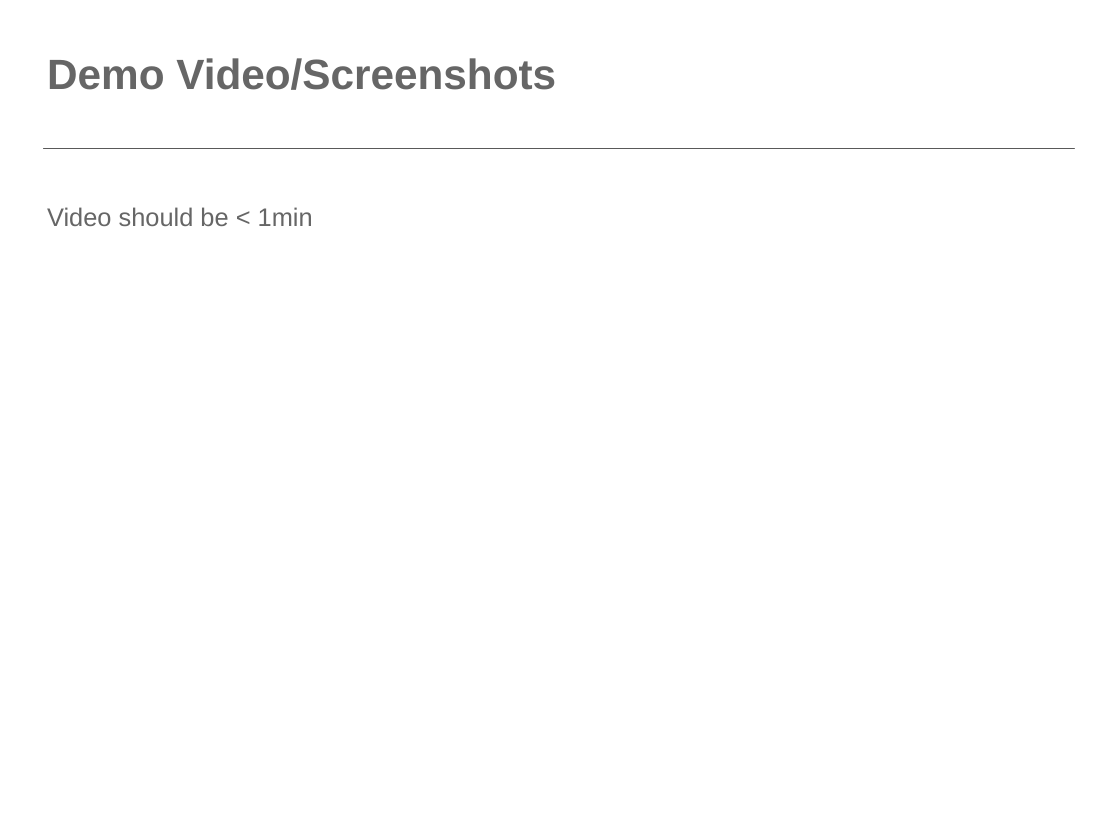
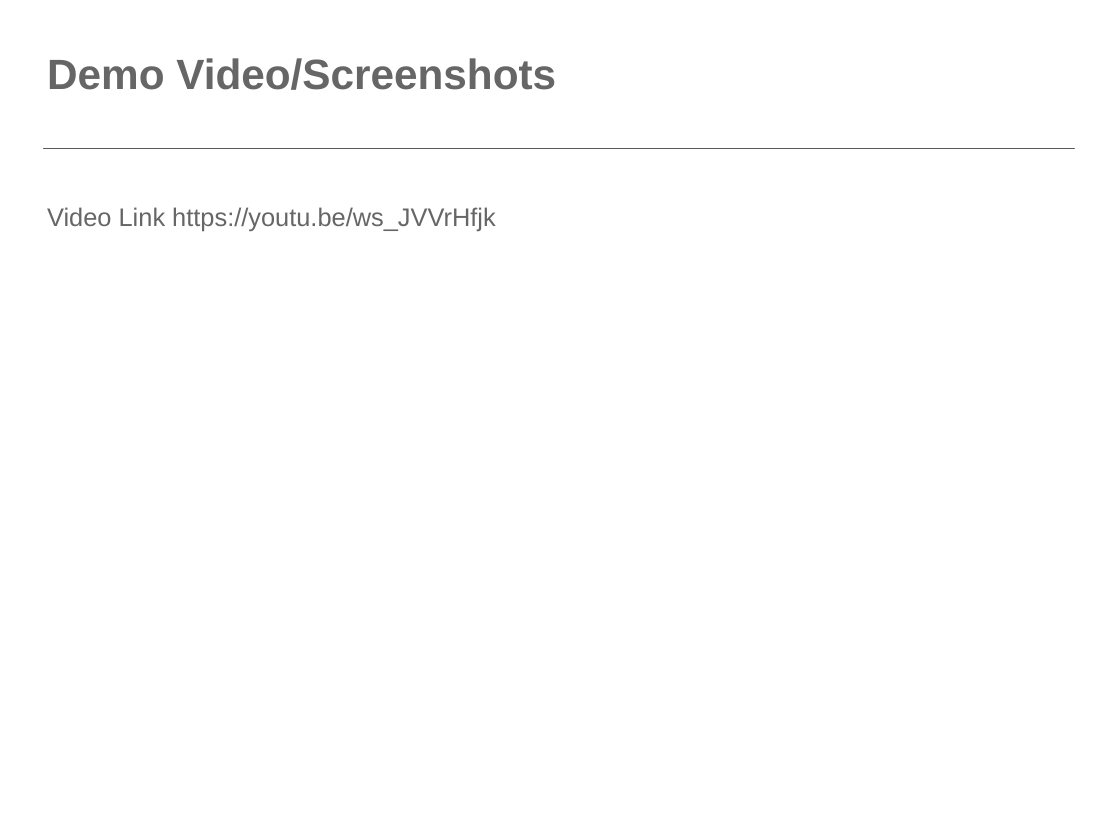
Before and after one commit to gauravkatoch007/IndianHacks15-FINTech, a slide deck: slide 4 of Presentation 5 slides.pptx. Drawn at 1120x840 pixels with LibreOffice and Linux fonts; fonts in the diff are those of the drawing; background and template pictures are left out. Boxes give left, top, right and bottom in pixels: in the first picture for what was removed or moved away, otherwise in the second. Text is boxed around its words. In the diff, an @@ line names an element or a change of style, - is before the commit and + after.

Commit message:
PPT

```diff
--- a/Presentation 5 slides.pptx
+++ b/Presentation 5 slides.pptx
@@ text removed at (x1=47, y1=207, x2=313, y2=226) @@
-Video should be < 1min
@@ text added at (x1=47, y1=207, x2=495, y2=231), 18 pt, text #666666 @@
+Video Link https://youtu.be/ws_JVVrHfjk
```
Also in this commit, not shown: 1 other slide changed, 1 other file.
